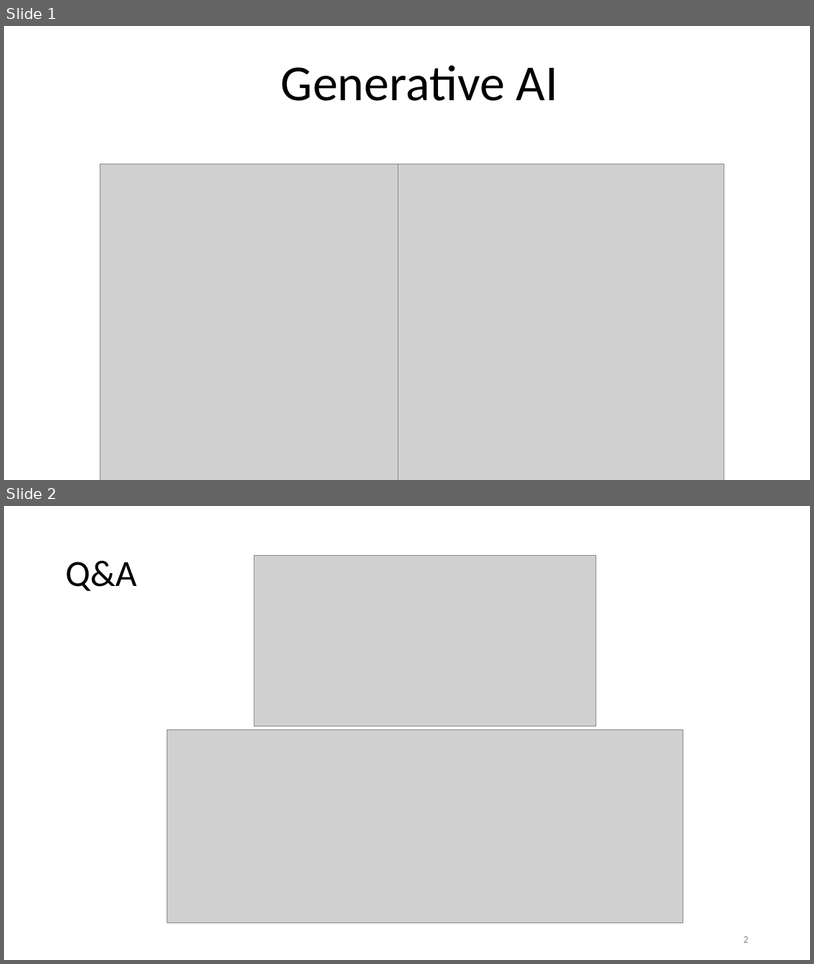
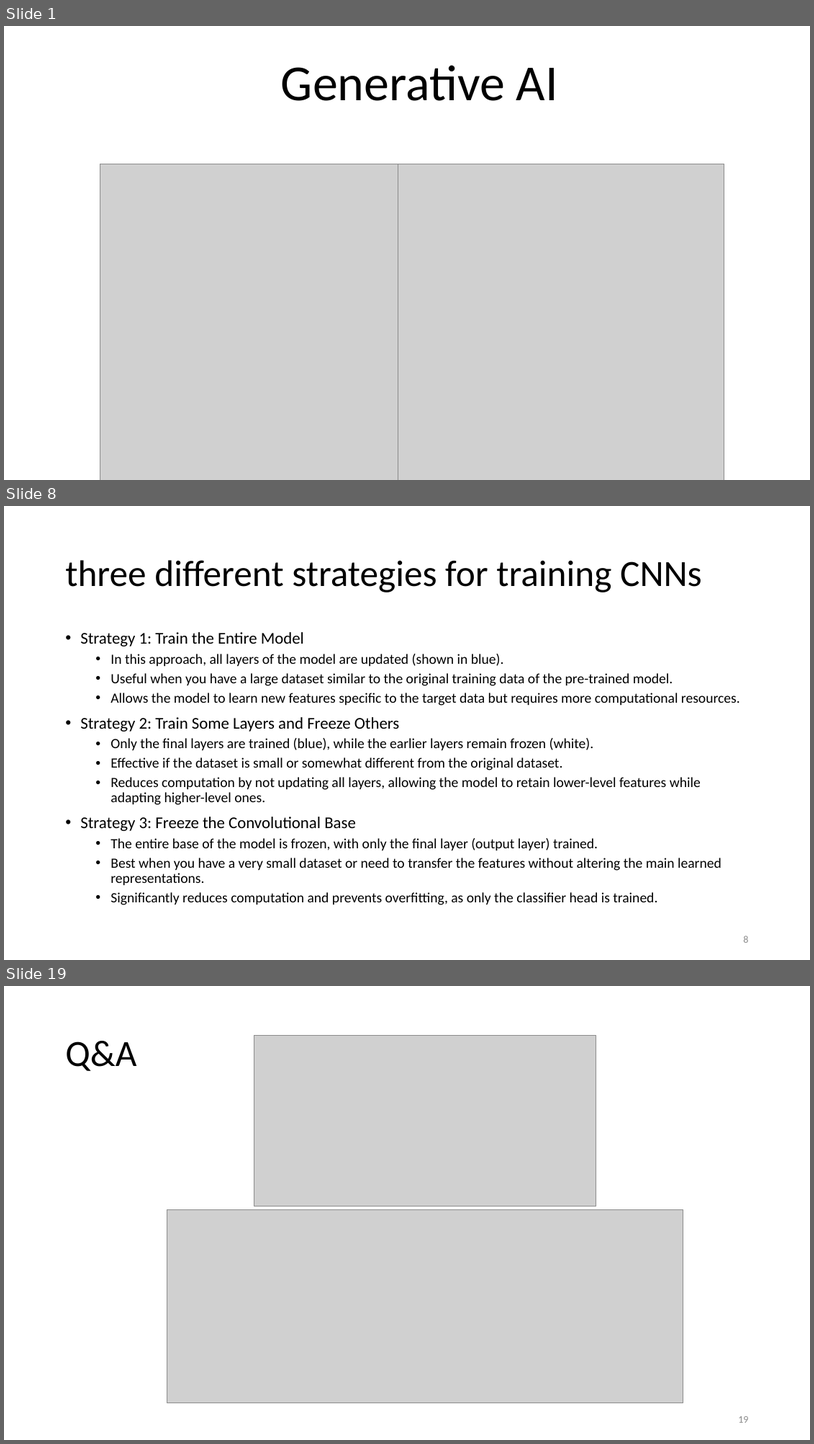
Before and after one commit to motazsaad/NLP-Seminar, a slide deck: slides/LLMs/Transfer learning (finetunning).pptx. Shown one above the other, each under a label of ours: slides 1 and 2 before the commit, slides 1, 8 and 19 after it; the slides between them are not shown. The pictures are 814x964 and 814x1444 pixels, drawn with LibreOffice and Linux fonts; fonts in the diff are those of the drawing; grey boxes stand for pictures. Boxes give left, top, right and bottom in pixels: in the first picture for what was removed or moved away, otherwise in the second. Text is boxed around its words. In the diff, an @@ line names an element or a change of style, - is before the commit and + after.

Commit message:
update slides

```diff
--- a/slides/LLMs/Transfer learning (finetunning).pptx
+++ b/slides/LLMs/Transfer learning (finetunning).pptx
@@ slide 8 added at [4,506,810,960], background #FFFFFF @@
@@ title added at [65,560,702,592], 44 pt, text #000000 @@
+three different strategies for training CNNs
@@ text added at [80,632,741,905], 16.8 pt, text #000000 @@
+• Strategy 1: Train the Entire Model
+  • In this approach, all layers of the model are updated (shown in blue).
+  • Useful when you have a large dataset similar to the original training data of the pre-trained model.
+  • Allows the model to learn new features specific to the target data but requires more computational resources.
+• Strategy 2: Train Some Layers and Freeze Others
+  • Only the final layers are trained (blue), while the earlier layers remain frozen (white).
+  • Effective if the dataset is small or somewhat different from the original dataset.
+  • Reduces computation by not updating all layers, allowing the model to retain lower-level features while adapting higher-level ones.
+• Strategy 3: Freeze the Convolutional Base
+  • The entire base of the model is frozen, with only the final layer (output layer) trained.
+  • Best when you have a very small dataset or need to transfer the features without altering the main learned representations.
+  • Significantly reduces computation and prevents overfitting, as only the classifier head is trained.
@@ page number added at [743,935,748,942], 12 pt, text #8C8C8C @@
+8
@@ what was slide 2 is now slide 19 @@
@@ page number at [738,1416,748,1422]: text changed @@
-2
+19
```
Also in this commit, not shown: 16 other slides added.
